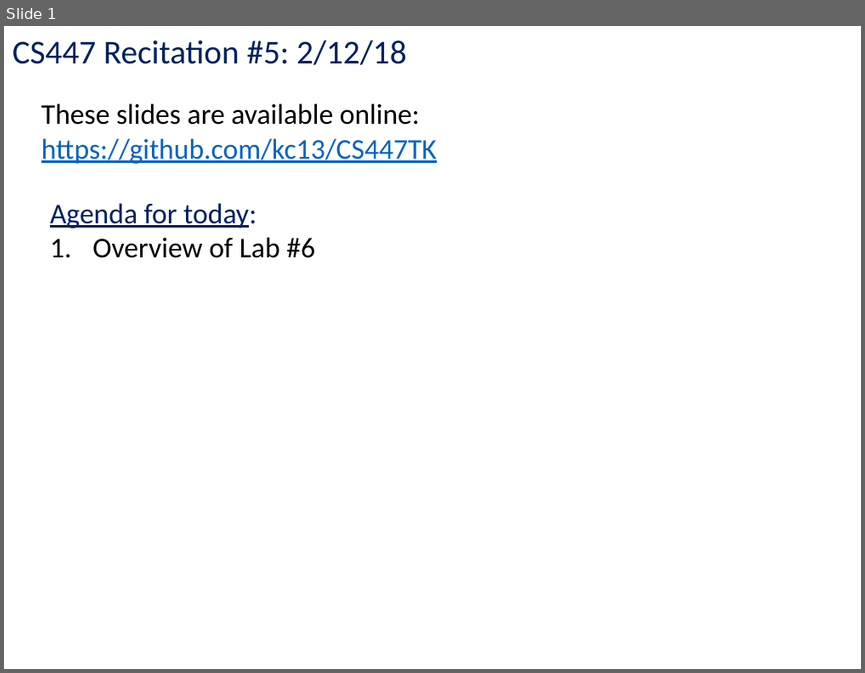
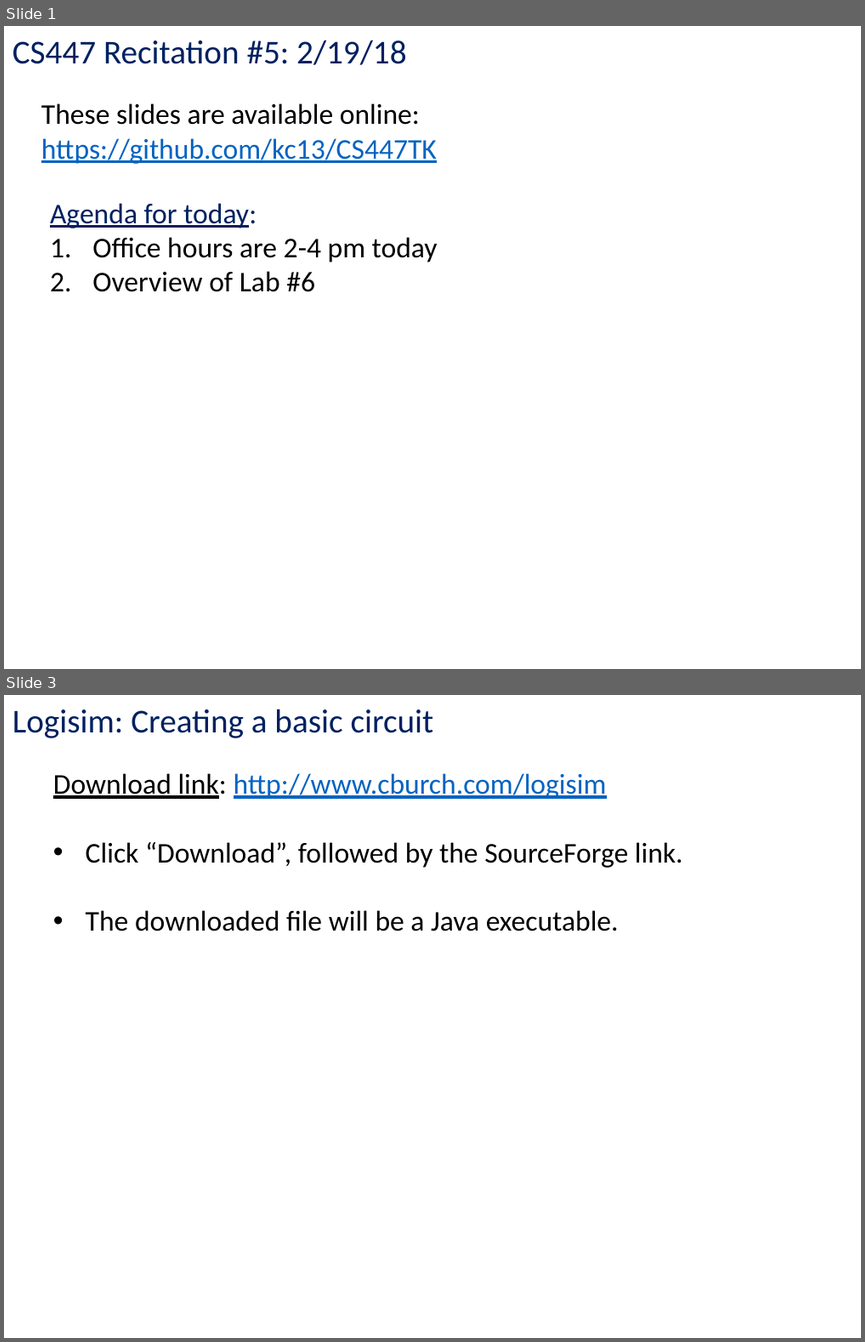
Before and after one commit to kc13/CS447TK, a slide deck: cs447tk_rec5_lab6_feb19.pptx. Shown one above the other, each under a label of ours: slide 1 before the commit, slides 1 and 3 after it; the slides between them are not shown. The pictures are 865x673 and 865x1342 pixels, drawn with LibreOffice and Linux fonts; fonts in the diff are those of the drawing. Boxes give left, top, right and bottom in pixels: in the first picture for what was removed or moved away, otherwise in the second. Text is boxed around its words. In the diff, an @@ line names an element or a change of style, - is before the commit and + after.

```diff
--- a/cs447tk_rec5_lab6_feb19.pptx
+++ b/cs447tk_rec5_lab6_feb19.pptx
@@ slide 3 added at [4,695,861,1338], background #FFFFFF @@
@@ text added at [12,709,434,738], 28 pt, text #002060 @@
+Logisim: Creating a basic circuit
@@ text added at [53,773,683,931], 24 pt, text #000000 @@
+Download link: http://www.cburch.com/logisim
+• Click “Download”, followed by the SourceForge link.
+• The downloaded file will be a Java executable.
@@ slide 1 changed as well @@
@@ text at [12,40,406,65]: text changed @@
-CS447 Recitation #5: 2/12/18
+CS447 Recitation #5: 2/19/18
@@ text at [92,237,438,262]: paragraph added @@
+1. Office hours are 2-4 pm today
```
Also in this commit, not shown: 1 other slide changed, 5 other slides added, 1 slide removed.
